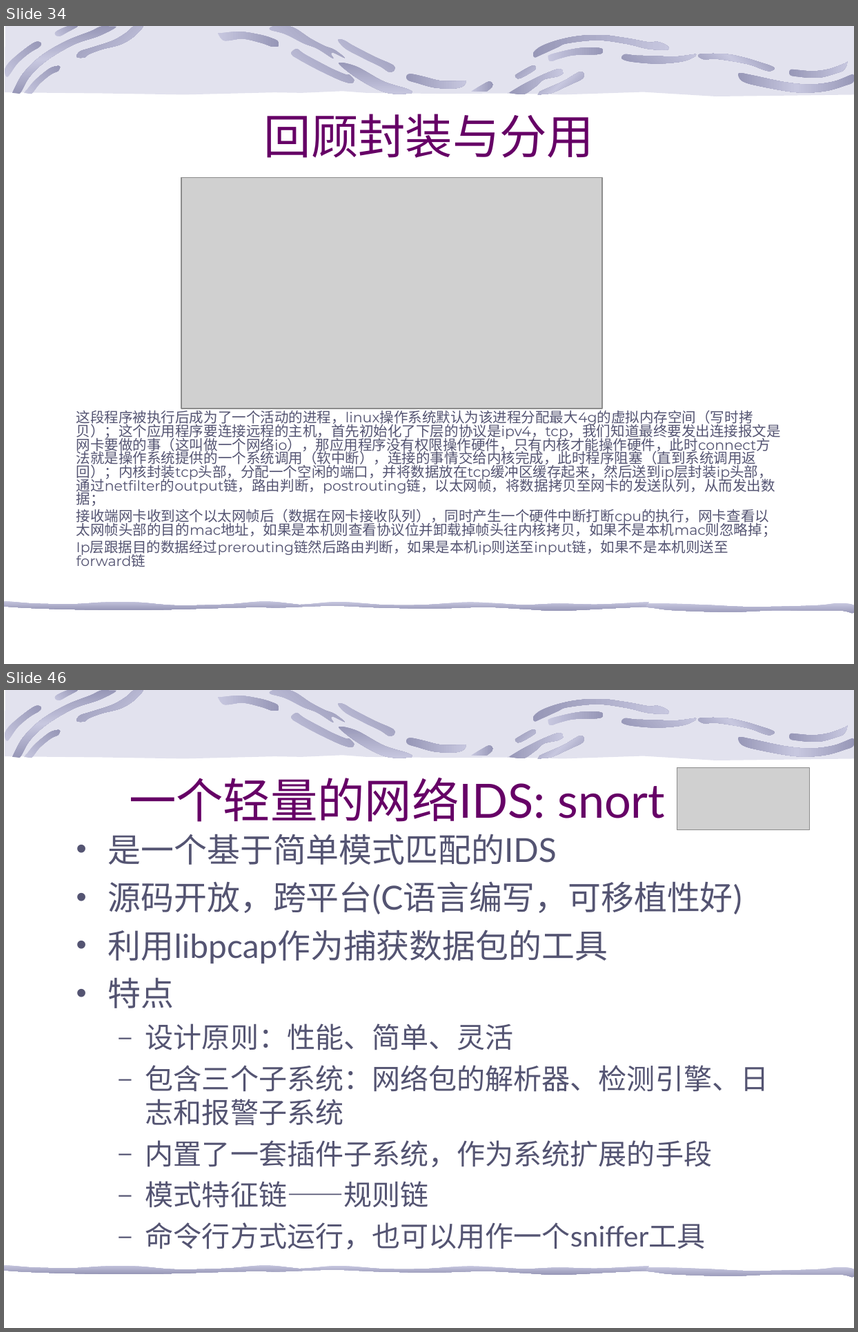
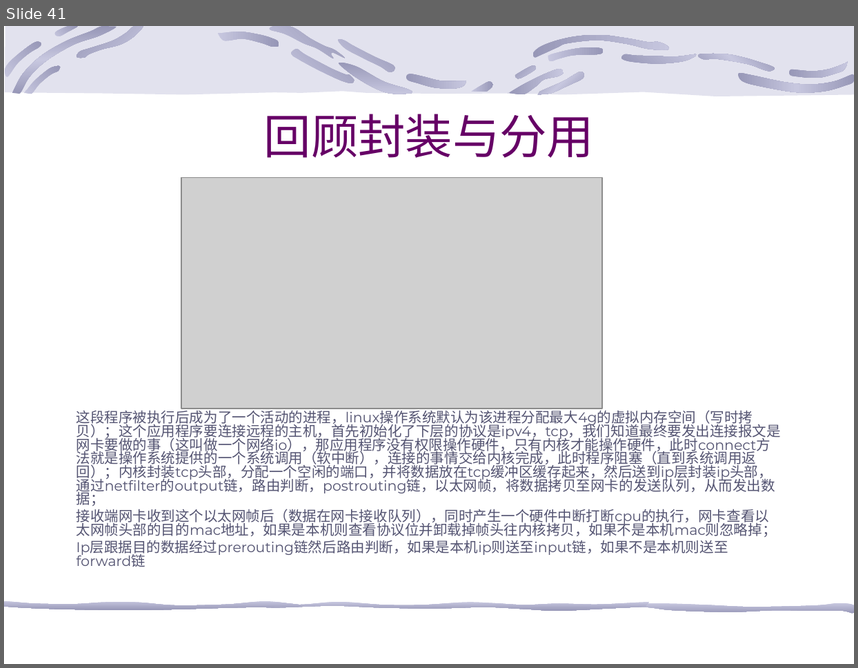
Before and after one commit to 13242084001/shell, a slide deck: 网络知识.ppt. Shown one above the other, each under a label of ours: slides 34 and 46 before the commit, slide 41 after it; the slides between them are not shown. The pictures are 858x1332 and 858x668 pixels, drawn with LibreOffice and Linux fonts; fonts in the diff are those of the drawing; grey boxes stand for pictures; background and template pictures are left out. Boxes give left, top, right and bottom in pixels: in the first picture for what was removed or moved away, otherwise in the second. Text is boxed around its words. In the diff, an @@ line names an element or a change of style, - is before the commit and + after.

```diff
--- a/网络知识.ppt
+++ b/网络知识.ppt
@@ slide 46 removed at [4, 690, 854, 1328], background picture (left out); not listed: 25 template elements that a slide beside it also shows @@
@@ picture removed at [677, 768, 810, 830] @@
@@ title removed at [129, 777, 665, 822] @@
-一个轻量的网络IDS: snort
@@ text removed at [108, 834, 769, 1249] @@
-• 是一个基于简单模式匹配的IDS
-• 源码开放，跨平台(C语言编写，可移植性好)
-• 利用libpcap作为捕获数据包的工具
-• 特点
-  – 设计原则：性能、简单、灵活
-  – 包含三个子系统：网络包的解析器、检测引擎、日志和报警子系统
-  – 内置了一套插件子系统，作为系统扩展的手段
-  – 模式特征链——规则链
-  – 命令行方式运行，也可以用作一个sniffer工具
@@ what was slide 34 is now slide 41 @@
```
Also in this commit, not shown: 7 slides changed, 12 slides added, 43 other slides removed.
